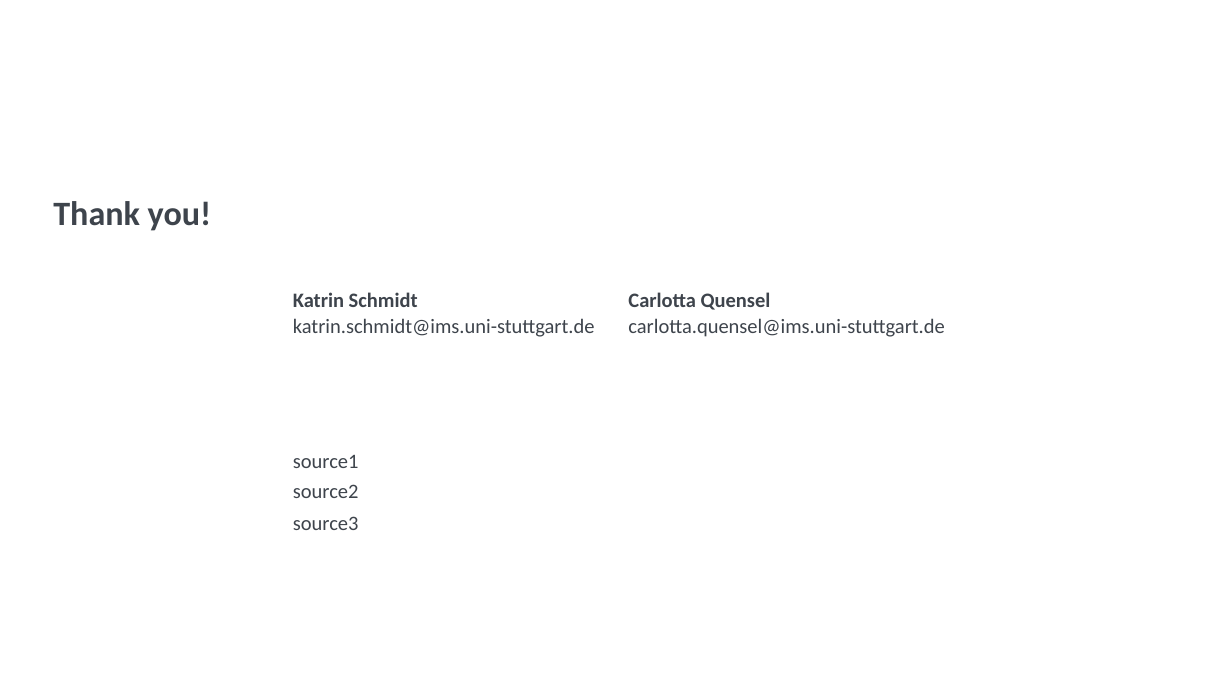
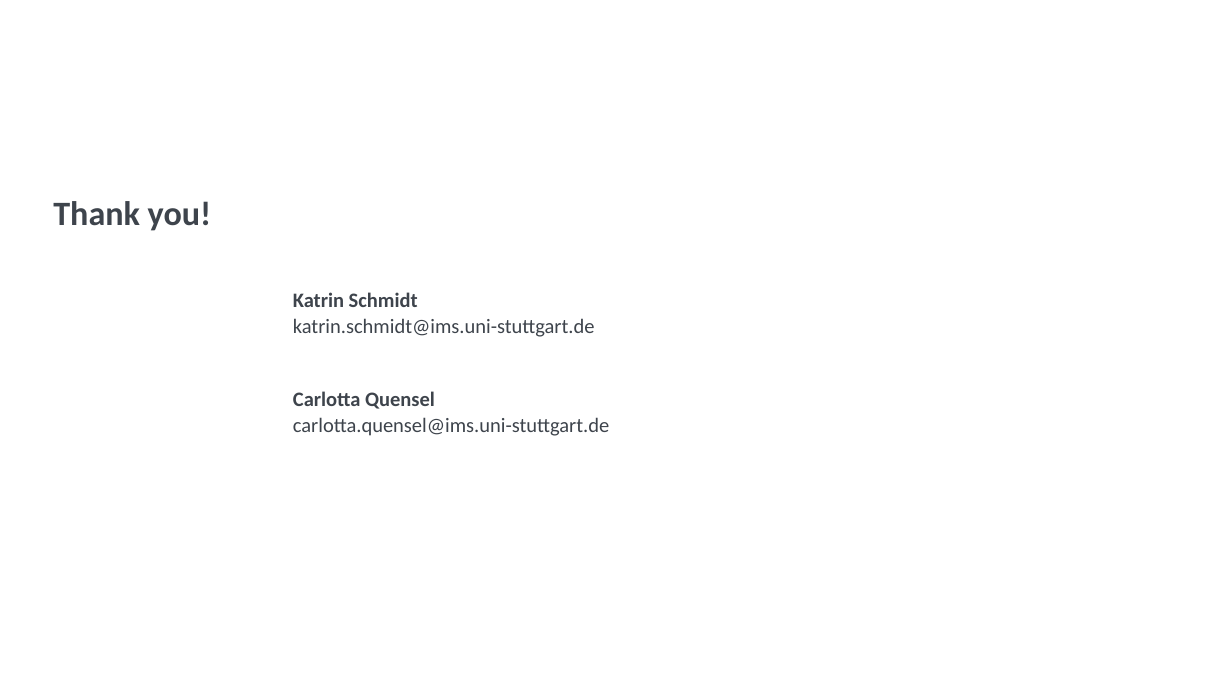
Before and after one commit to CarlottaQuensel/Author_Classification-Team_Lab, a slide deck: slide 10 of reports/TeamLab-presentation.pptx. Drawn at 1232x693 pixels with LibreOffice and Linux fonts; fonts in the diff are those of the drawing; background and template pictures are left out. Boxes give left, top, right and bottom in pixels: in the first picture for what was removed or moved away, otherwise in the second. Text is boxed around its words. In the diff, an @@ line names an element or a change of style, - is before the commit and + after.

```diff
--- a/reports/TeamLab-presentation.pptx
+++ b/reports/TeamLab-presentation.pptx
@@ text "Carlotta Quensel": place and size @@
-text "Carlotta Quensel" at bbox=[628, 292, 771, 310]
+text "Carlotta Quensel" at bbox=[293, 391, 435, 409]
@@ text "carlotta.quensel@ims.uni-stuttgart.de": place and size @@
-text "carlotta.quensel@ims.uni-stuttgart.de" at bbox=[628, 318, 944, 337]
+text "carlotta.quensel@ims.uni-stuttgart.de" at bbox=[293, 417, 609, 436]
@@ text removed at bbox=[293, 455, 359, 468] @@
-source1
@@ text removed at bbox=[293, 484, 359, 498] @@
-source2
@@ text removed at bbox=[293, 516, 359, 530] @@
-source3
```
Also in this commit, not shown: 6 other slides changed, 1 slide added, 1 slide removed, 4 other files.
